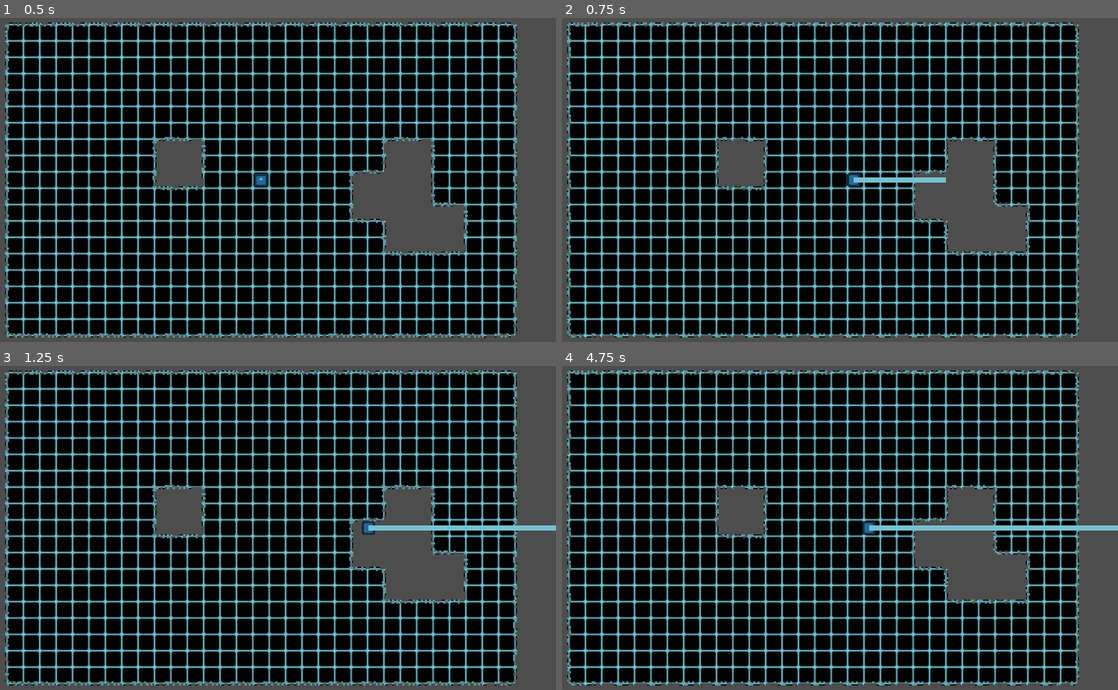
Above: before the commit, frames 1-4 (two rows, left to right).
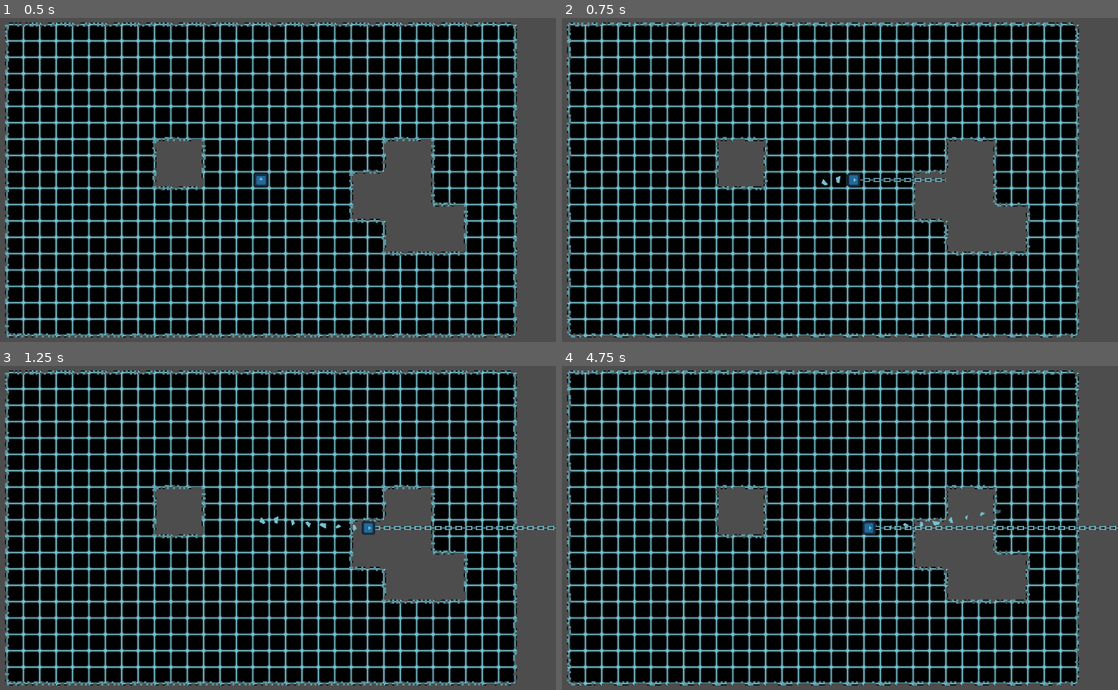
Above: after the commit, the same moments.

Repository: SomeSortOfSam/Hardest_Drive
Game: Godot game, scene res://scenes/gamplay.tscn
Same seed, same stepped clock (60 frames per second), same inputs: the game is played once before the commit and once after it. The engine's default icon, where the game draws it, is replaced by a stand-in: a white triangle on a blue panel in a dark square.
Inputs (mouse positions are in pixels of both pictures, inside the frame that each line leads up to):
- Up to frame 1 (0.5 s): no input
- Up to frame 2 (0.75 s): move the mouse to (951, 163) at 0.52 s; hold D (player_right) from 0.53 s (still down); click (951, 163) at 0.67 s
- Up to frame 3 (1.25 s): keep holding D (player_right)
- Up to frame 4 (4.75 s): move the mouse to (706, 544) at 1.27 s; release D (player_right) at 1.28 s; hold S (player_down) 1.28-2.03 s; click (706, 544) at 1.42 s; move the mouse to (884, 453) at 2.02 s; hold D (player_right) 2.03-2.78 s; click (884, 453) at 2.17 s; move the mouse to (795, 592) at 2.77 s; hold W (player_up) 2.78-3.53 s; click (795, 592) at 2.92 s; move the mouse to (1001, 576) at 3.52 s; hold A (player_left) from 3.53 s (still down); click (1001, 576) at 3.67 s; move the mouse to (645, 479) at 4.27 s; click (645, 479) at 4.42 s

Frame 1 is identical in both runs. In frame 2, 0.2% of the frame differs, in the area x 46-70%, y 48-52%; in frame 3, 0.5%; in frame 4, 0.6%, in the area x 55-100%, y 44-51%.

Commit message:
added player effects

Diff:
--- a/scenes/gamplay.tscn
+++ b/scenes/gamplay.tscn
@@ -1,10 +1,10 @@
 [gd_scene load_steps=6 format=3 uid="uid://t8h2a41u1nip"]
 
-[ext_resource type="Texture2D" uid="uid://b1riy46aqmn18" path="res://grid_edges.png" id="1_nc2dp"]
+[ext_resource type="Texture2D" uid="uid://b1riy46aqmn18" path="res://assets/grid_edges.png" id="1_2tgxe"]
 [ext_resource type="PackedScene" uid="uid://c6qw5oje450sv" path="res://scenes/player.tscn" id="2_7pc31"]
 
 [sub_resource type="TileSetAtlasSource" id="TileSetAtlasSource_yqq07"]
-texture = ExtResource("1_nc2dp")
+texture = ExtResource("1_2tgxe")
 texture_region_size = Vector2i(64, 64)
 1:0/animation_columns = 4
 1:0/animation_separation = Vector2i(11, 0)
--- a/scenes/player.tscn
+++ b/scenes/player.tscn
@@ -1,12 +1,47 @@
-[gd_scene load_steps=4 format=3 uid="uid://c6qw5oje450sv"]
+[gd_scene load_steps=9 format=3 uid="uid://c6qw5oje450sv"]
 
 [ext_resource type="Script" path="res://scripts/player.gd" id="1_0okmc"]
 [ext_resource type="Texture2D" uid="uid://bakv4suv6mptr" path="res://icon.svg" id="1_igepg"]
+[ext_resource type="Texture2D" uid="uid://dwgutp6ehtqx0" path="res://assets/ParticleShard.png" id="2_7mr5a"]
+[ext_resource type="Texture2D" uid="uid://bmosig3ogd0pl" path="res://assets/chain.png" id="3_6sanu"]
+
+[sub_resource type="Gradient" id="Gradient_qpnwp"]
+offsets = PackedFloat32Array(0.792593, 1)
+colors = PackedColorArray(1, 1, 1, 1, 1, 1, 1, 0)
+
+[sub_resource type="GradientTexture1D" id="GradientTexture1D_u2gqp"]
+gradient = SubResource("Gradient_qpnwp")
+
+[sub_resource type="ParticleProcessMaterial" id="ParticleProcessMaterial_hwil0"]
+particle_flag_disable_z = true
+direction = Vector3(0, 0, 0)
+gravity = Vector3(0, -80, 0)
+orbit_velocity_min = 0.0
+orbit_velocity_max = 0.0
+angle_min = -720.0
+angle_max = 720.0
+scale_min = 0.2
+scale_max = 0.4
+color_ramp = SubResource("GradientTexture1D_u2gqp")
 
 [sub_resource type="RectangleShape2D" id="RectangleShape2D_ja4he"]
 
 [node name="Player" type="CharacterBody2D"]
+texture_filter = 1
 script = ExtResource("1_0okmc")
+
+[node name="WalkDust" type="GPUParticles2D" parent="."]
+position = Vector2(0, 9)
+amount = 10
+process_material = SubResource("ParticleProcessMaterial_hwil0")
+texture = ExtResource("2_7mr5a")
+
+[node name="Line2D" type="Line2D" parent="."]
+texture_repeat = 2
+scale = Vector2(1, 1)
+points = PackedVector2Array(0, 0, 0, 0)
+texture = ExtResource("3_6sanu")
+texture_mode = 1
 
 [node name="Sprite2D" type="Sprite2D" parent="."]
 scale = Vector2(0.2, 0.2)
@@ -15,9 +50,6 @@
 [node name="CollisionShape2D" type="CollisionShape2D" parent="."]
 shape = SubResource("RectangleShape2D_ja4he")
 
-[node name="Line2D" type="Line2D" parent="."]
-points = PackedVector2Array(0, 0, 0, 0)
-
 [node name="RayCast2D" type="RayCast2D" parent="."]
 target_position = Vector2(0, -5000)
 collide_with_areas = true
--- a/scripts/player.gd
+++ b/scripts/player.gd
@@ -4,6 +4,7 @@
 
 @onready var chain : Line2D = $Line2D
 @onready var ray_cast : RayCast2D = $RayCast2D
+@onready var walk_dust : GPUParticles2D = $WalkDust
 
 var harpoon_tween : Tween
 
@@ -20,6 +21,7 @@
 		velocity.y = vertical_input * SPEED
 	else:
 		velocity.y = move_toward(velocity.y, 0, SPEED)
+	walk_dust.emitting = velocity.length() > 0
 
 
 	move_and_slide()
@@ -42,12 +44,12 @@
 	if !harpoon_tween:
 		harpoon_tween = create_tween()
 		var target = ray_cast.get_collision_point()
-		harpoon_tween.tween_method(func(vec : Vector2): chain.points[1] = vec,chain.points[1],to_local(target),.2)
+		harpoon_tween.tween_method(func(vec : Vector2): chain.points[0] = vec,chain.points[1],to_local(target),.2)
 		harpoon_tween.tween_callback(while_harpoon_out.bind(target))
 
 func while_harpoon_out(target):
 	harpoon_tween = create_tween()
-	harpoon_tween.tween_callback(func(): chain.points[1] = to_local(target))
+	harpoon_tween.tween_callback(func(): chain.points[0] = to_local(target))
 	harpoon_tween.tween_interval(.01)
 	harpoon_tween.set_loops()
 
@@ -55,5 +57,5 @@
 	if harpoon_tween:
 		harpoon_tween.kill()
 		harpoon_tween = create_tween()
-		harpoon_tween.tween_method(func(vec : Vector2): chain.points[1] = vec,chain.points[1],Vector2.ZERO,.1)
+		harpoon_tween.tween_method(func(vec : Vector2): chain.points[0] = vec,chain.points[1],Vector2.ZERO,.1)
 		harpoon_tween.tween_callback(func(): harpoon_tween = null)
Binary file added: assets/ParticleExclaim.png
Not shown, added: assets/ParticleExclaim.png.import
Binary file added: assets/ParticleFunk.png
Not shown, added: assets/ParticleFunk.png.import
Binary file added: assets/ParticleHazard.png
Not shown, added: assets/ParticleHazard.png.import
Binary file added: assets/ParticleLine.png
Not shown, changed: assets/ParticleLine.png.import
Not shown, added: assets/ParticleRound.png.import
Binary file added: assets/ParticleShard.png
Not shown, added: assets/ParticleShard.png.import
Binary file added: assets/ParticleShine.png
(and 9 more such lines)
